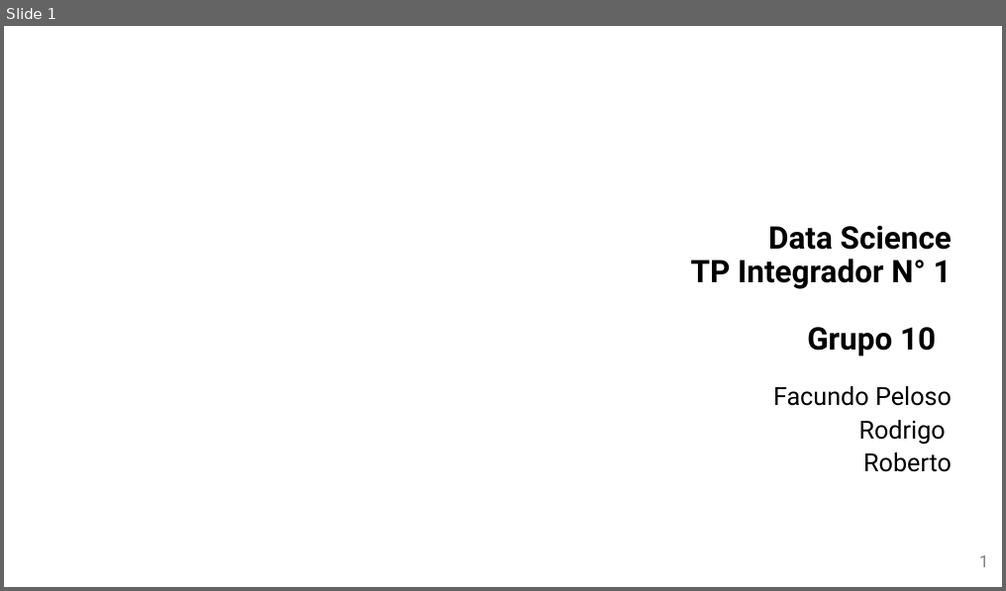
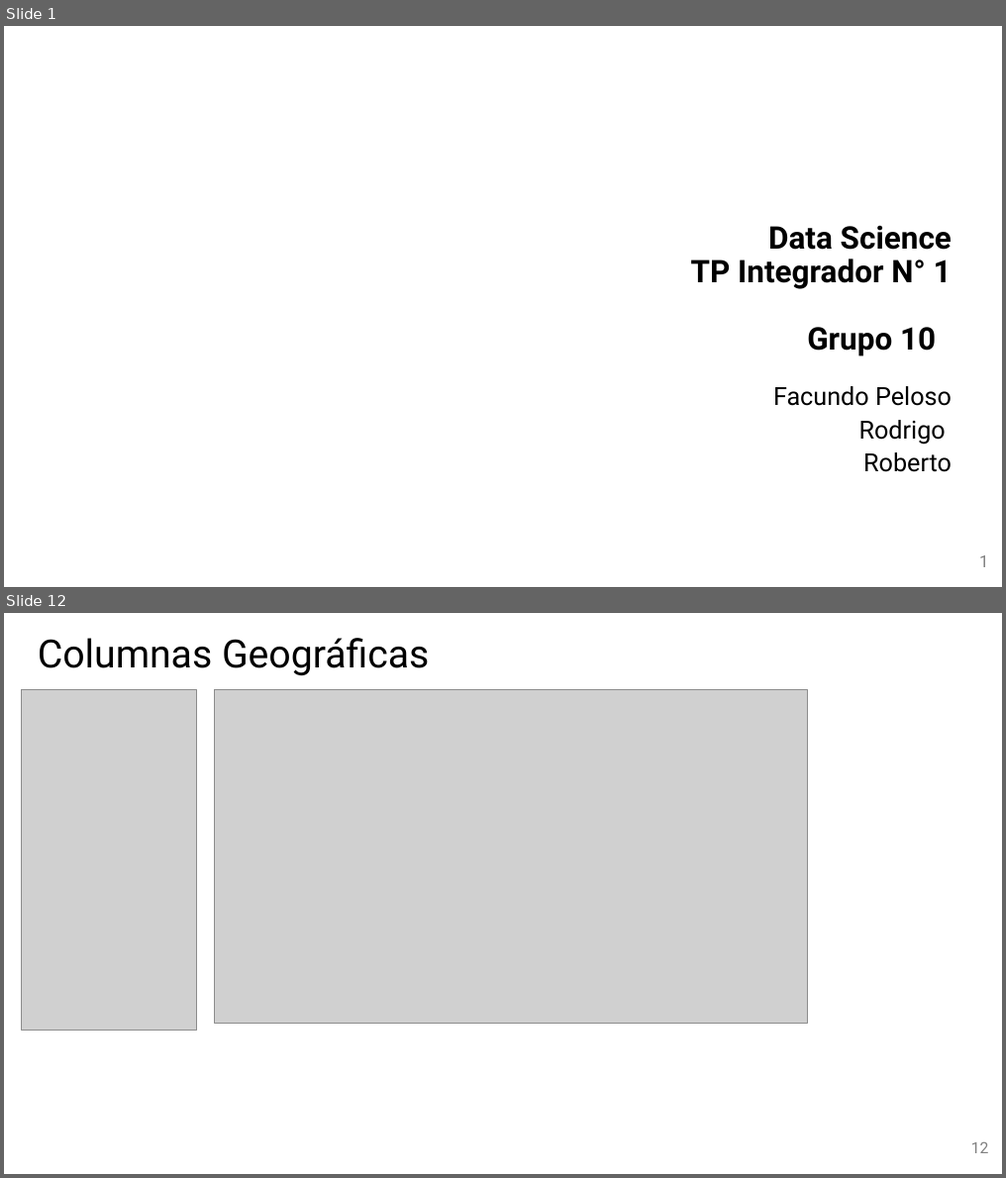
Before and after one commit to Facundo-Peloso/DH-TP-1---Grupo-10, a slide deck: Presentación/Presentación TP 1 - Grupo 10.pptx. Shown one above the other, each under a label of ours: slide 1 before the commit, slides 1 and 12 after it; the slides between them are not shown. The pictures are 1006x591 and 1006x1178 pixels, drawn with LibreOffice and Linux fonts; fonts in the diff are those of the drawing; grey boxes stand for pictures; background and template pictures are left out. Boxes give left, top, right and bottom in pixels: in the first picture for what was removed or moved away, otherwise in the second. Text is boxed around its words. In the diff, an @@ line names an element or a change of style, - is before the commit and + after.

```diff
--- a/Presentación/Presentación TP 1 - Grupo 10.pptx
+++ b/Presentación/Presentación TP 1 - Grupo 10.pptx
@@ slide 12 added at [4,613,1002,1174], background picture (left out) @@
@@ title added at [38,638,429,675], 37.3 pt, text #000000 @@
+Columnas Geográficas
@@ picture added at [21,689,196,1031] @@
@@ picture added at [214,689,807,1023] @@
@@ page number added at [971,1143,989,1154], 15 pt, text #808080 @@
+12
```
Also in this commit, not shown: 2 slides changed, 15 other slides added, 10 slides removed.
